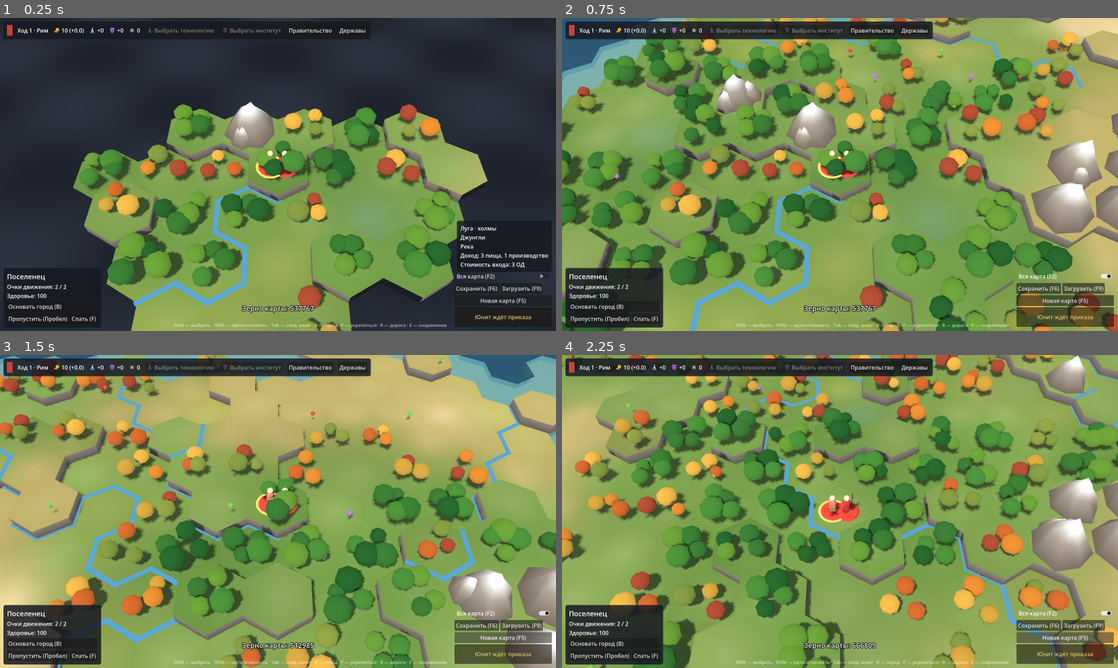
Above: before the commit, frames 1-4 (two rows, left to right).
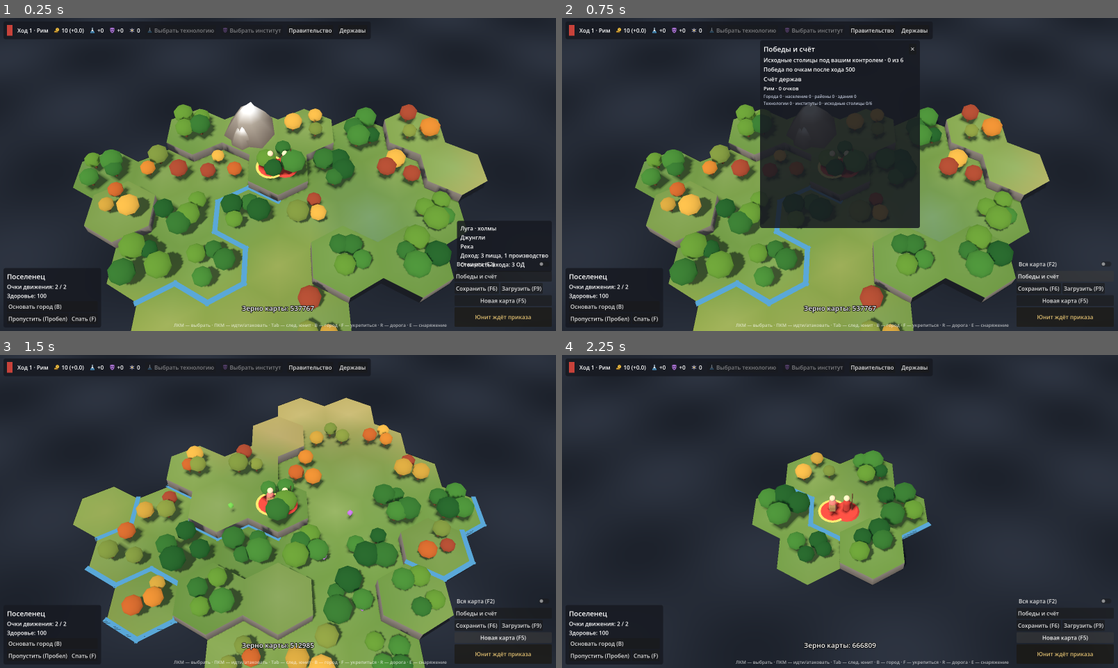
Above: after the commit, the same moments.

Repository: ChirkovOfficial/civ_game
Game: Godot game, scene res://view/main.tscn
Two runs of this game, one before a commit and one after it. Both use one fixed random seed, a clock stepped at 60 frames per second and the inputs below.
Inputs (mouse positions are in pixels of both pictures, inside the frame that each line leads up to):
- Up to frame 1 (0.25 s): no input
- Up to frame 2 (0.75 s): click (1062, 274) at 0.5 s, where only the run after the commit has a clickable "Победы и счёт"
- Up to frame 3 (1.5 s): click "Новая карта (F5)" at 1.25 s
- Up to frame 4 (2.25 s): click "Новая карта (F5)" at 2 s

The runs differ from the first frame. In frame 1, 0.1% of the frame differs, in the area x 82-98%, y 78-84%; in frame 2, 63%; in frame 3, 50%; in frame 4, 84%, in the area x 0-100%, y 0-100%.

Commit message:
Добавить военную победу, победу по очкам и итоги партии

Diff:
--- a/core/ai/ai_player.gd
+++ b/core/ai/ai_player.gd
@@ -10,10 +10,14 @@
 
 
 static func take_turn(game: Game, pid: int) -> void:
+	if not game.state.result.is_empty():
+		return
 	_supply_diplomacy(game, pid)
 	_choose_research(game, pid)
 	_choose_government(game, pid)
 	_tactical(game, pid)
+	if not game.state.result.is_empty():
+		return
 	for u in game.state.units_of(pid):
 		if game.state.unit(u.id) == null:
 			continue
--- a/core/game.gd
+++ b/core/game.gd
@@ -33,6 +33,8 @@
 		"seed": str(seed_value),
 		"num_civs": num_civs,
 	}
+	if settings.has("turn_limit"):
+		s.settings["turn_limit"] = maxi(1, int(settings["turn_limit"]))
 	var gen := MapGenerator.new(game_data, s.rng)
 	s.map = gen.generate(s.settings)
 	s.start_positions = gen.start_positions
@@ -99,6 +101,8 @@
 ## событие {"type": "error", "message": ...}, состояние не меняется.
 func apply_action(action: Dictionary) -> Array:
 	var events: Array = []
+	if not state.result.is_empty():
+		return [_error("Партия завершена")]
 	match action.get("type", ""):
 		"move_unit":
 			_act_move_unit(action, events)
@@ -304,6 +308,10 @@
 				_act_end_turn(events)
 		_:
 			events.append(_error("Неизвестное действие: %s" % action.get("type", "")))
+	for event in events:
+		if event["type"] in ["city_founded", "city_captured", "player_eliminated"]:
+			VictoryRules.check_capitals(self, events)
+			break
 	if not events.is_empty():
 		events_emitted.emit(events)
 	return events
@@ -562,10 +570,8 @@
 	events.append({"type": "turn_ended", "player": finished})
 	var next := _next_alive_player(finished)
 	if next <= finished:
-		_barbarian_phase(events)
-		DiplomacyRules.close_round(self, events)
-		state.turn += 1
-		events.append({"type": "new_round", "turn": state.turn})
+		if not _advance_round(events):
+			return
 	state.current_player = next
 	_begin_player_turn(next, events)
 	# ИИ ходит сразу; управление возвращается, когда очередь дойдёт до человека.
@@ -580,20 +586,32 @@
 			break
 		guard += 1
 		AIPlayer.take_turn(self, state.current_player)
+		if not state.result.is_empty():
+			return
 		var ai_id := state.current_player
 		events.append({"type": "turn_ended", "player": ai_id})
 		var n2 := _next_alive_player(ai_id)
 		if n2 <= ai_id:
-			_barbarian_phase(events)
-			DiplomacyRules.close_round(self, events)
-			state.turn += 1
-			events.append({"type": "new_round", "turn": state.turn})
+			if not _advance_round(events):
+				return
 			if not has_humans:
 				state.current_player = n2
 				_begin_player_turn(n2, events)
 				break
 		state.current_player = n2
 		_begin_player_turn(n2, events)
+
+
+func _advance_round(events: Array) -> bool:
+	_barbarian_phase(events)
+	VictoryRules.check_capitals(self, events)
+	VictoryRules.check_turn_limit(self, events)
+	if not state.result.is_empty():
+		return false
+	DiplomacyRules.close_round(self, events)
+	state.turn += 1
+	events.append({"type": "new_round", "turn": state.turn})
+	return true
 
 
 ## Ход варваров — после всех держав, раз в круг (ГДД 2).
--- a/core/rules/city_rules.gd
+++ b/core/rules/city_rules.gd
@@ -63,6 +63,8 @@
 	city.name = next_city_name(game, pid)
 	city.is_capital = s.cities_of(pid).is_empty()
 	if city.is_capital:
+		if not s.player(pid).is_barbarian and not s.original_capitals.has(str(pid)):
+			s.original_capitals[str(pid)] = city.id
 		for bid in game.data.building_ids:
 			if game.data.buildings[bid].get("capital_only", false):
 				city.buildings.append(bid)
--- a/core/rules/combat.gd
+++ b/core/rules/combat.gd
@@ -509,7 +509,7 @@
 			events.append({"type": "unit_killed", "unit": other.id, "owner": other.owner, "by": u.owner})
 			game.state.remove_unit(other.id)
 	if game.state.player(u.owner).is_barbarian:
-		if city.is_capital:
+		if city.is_capital or city.id in game.state.original_capitals.values():
 			city.hp = 1
 			return
 		_destroy_city(game, city, events)
--- /dev/null
+++ b/core/rules/victory_rules.gd
@@ -0,0 +1,93 @@
+class_name VictoryRules
+extends RefCounted
+## Победа за исходные столицы и по очкам (ГДД 18, 20).
+
+
+static func turn_limit(game: Game) -> int:
+	if game.state.settings.has("turn_limit"):
+		return int(game.state.settings["turn_limit"])
+	var rules: Dictionary = game.data.setup["victory"]
+	return maxi(1, roundi(float(rules["standard_turn_limit"]) * CityRules.speed_mult(game)))
+
+
+static func standings(game: Game) -> Array[Dictionary]:
+	var rows: Array[Dictionary] = []
+	var weights: Dictionary = game.data.setup["victory"]["score_weights"]
+	for p in game.state.players:
+		if p.is_barbarian:
+			continue
+		var cities := game.state.cities_of(p.id)
+		var counts := {"cities": cities.size(), "population": 0, "districts": 0, "buildings": 0,
+			"technologies": p.known_techs.size(), "civics": p.known_civics.size()}
+		for city in cities:
+			counts["population"] += city.population
+			counts["buildings"] += city.buildings.size()
+			for district in city.districts:
+				if district["complete"]:
+					counts["districts"] += 1
+		var score := 0
+		for key in counts:
+			score += int(counts[key]) * int(weights[key])
+		rows.append({"player": p.id, "alive": p.alive, "score": score, "counts": counts})
+	rows.sort_custom(func(a: Dictionary, b: Dictionary) -> bool:
+		if a["alive"] != b["alive"]:
+			return a["alive"]
+		if a["score"] != b["score"]:
+			return a["score"] > b["score"]
+		return a["player"] < b["player"])
+	return rows
+
+
+static func capital_progress(game: Game, pid: int) -> Vector2i:
+	var controlled := 0
+	var required := 0
+	for p in game.state.players:
+		if p.is_barbarian:
+			continue
+		var id := int(game.state.original_capitals.get(str(p.id), -1))
+		# Держава, выбывшая до основания первого города, не оставляет столицу.
+		if id < 0 and not p.alive:
+			continue
+		required += 1
+		var city := game.state.city(id)
+		if city != null and city.owner == pid:
+			controlled += 1
+	return Vector2i(controlled, required)
+
+
+static func check_capitals(game: Game, events: Array) -> void:
+	if not game.state.result.is_empty():
+		return
+	var majors := 0
+	for p in game.state.players:
+		if not p.is_barbarian:
+			majors += 1
+	if majors < 2:
+		return
+	for p in game.state.players:
+		if not p.alive or p.is_barbarian:
+			continue
+		var progress := capital_progress(game, p.id)
+		if progress.x > 0 and progress.x == progress.y:
+			_finish(game, "domination", [p.id], events)
+			return
+
+
+static func check_turn_limit(game: Game, events: Array) -> void:
+	if not game.state.result.is_empty() or game.state.turn < turn_limit(game):
+		return
+	var winners: Array[int] = []
+	var best := -1
+	for row in standings(game):
+		if not row["alive"] or int(row["score"]) < best:
+			break
+		best = int(row["score"])
+		winners.append(int(row["player"]))
+	_finish(game, "score", winners, events)
+
+
+static func _finish(game: Game, kind: String, winners: Array[int], events: Array) -> void:
+	game.state.result = {"kind": kind, "winners": winners, "turn": game.state.turn}
+	var event := game.state.result.duplicate(true)
+	event["type"] = "game_finished"
+	events.append(event)
--- a/core/state/game_state.gd
+++ b/core/state/game_state.gd
@@ -3,7 +3,11 @@
 ## Полное состояние партии (ГДД 25.2). Сериализуется целиком: сохранения,
 ## реплеи и тесты опираются на to_dict()/from_dict().
 
-const SAVE_VERSION := 2
+const SAVE_VERSION := 3
+
+## ID первой столицы каждой державы и зафиксированный итог партии.
+var original_capitals: Dictionary = {}
+var result: Dictionary = {}
 
 var turn: int = 1
 var current_player: int = 0
@@ -172,6 +176,8 @@
 		"cities": _sorted_city_ids().map(func(id): return cities[id].to_dict()),
 		"war_changed": war_changed.duplicate(),
 		"diplomacy": diplomacy.duplicate(true),
+		"original_capitals": original_capitals.duplicate(),
+		"result": result.duplicate(true),
 		"camps": _camps_list(),
 		"next_city_id": next_city_id,
 	}
@@ -197,6 +203,24 @@
 		var c := City.from_dict(cd)
 		s.cities[c.id] = c
 	s.next_city_id = int(d.get("next_city_id", 1))
+	if d.has("original_capitals"):
+		for key in d["original_capitals"]:
+			s.original_capitals[str(key)] = int(d["original_capitals"][key])
+	else:
+		# В старых сохранениях первая сохранившаяся постройка державы — ближайшее
+		# приближение исходной столицы, включая города под чужим контролем.
+		for id in s._sorted_city_ids():
+			var city: City = s.cities[id]
+			var key := str(city.original_owner)
+			if not s.original_capitals.has(key):
+				s.original_capitals[key] = city.id
+	s.result = d.get("result", {}).duplicate(true)
+	if not s.result.is_empty():
+		s.result["turn"] = int(s.result["turn"])
+		var winners: Array[int] = []
+		for id in s.result["winners"]:
+			winners.append(int(id))
+		s.result["winners"] = winners
 	for k in d.get("war_changed", {}):
 		s.war_changed[k] = int(d["war_changed"][k])
 	s.diplomacy = d.get("diplomacy", {}).duplicate(true)
--- a/data/game_setup.json
+++ b/data/game_setup.json
@@ -1,5 +1,9 @@
 {
   "_doc": "Параметры настройки партии (ГДД 1).",
+  "victory": {
+    "standard_turn_limit": 500,
+    "score_weights": {"cities": 5, "population": 1, "districts": 2, "buildings": 1, "technologies": 3, "civics": 3}
+  },
   "map_sizes": [
     {"id": "DUEL",     "name": "Дуэль",       "width": 44,  "height": 26, "civs": 2,  "city_states": 3},
     {"id": "TINY",     "name": "Крошечная",   "width": 60,  "height": 38, "civs": 4,  "city_states": 6},
--- /dev/null
+++ b/tests/test_victory.gd
@@ -0,0 +1,69 @@
+extends TestCase
+
+
+func _capture(g: Game, city: City) -> Array:
+	var unit := g.state.add_unit(0, "SWORDSMAN", g.state.map.grid.neighbor(city.tile, 3))
+	unit.moves_left = 2.0
+	city.hp = 1
+	g.state.set_war(0, city.owner, true)
+	return g.apply_action({"type": "attack", "unit": unit.id, "target": city.tile})
+
+
+func test_original_capitals_end_game_even_if_rival_has_new_capital() -> void:
+	var g := blank_game(30, 12, 3)
+	var grid := g.state.map.grid
+	CityRules.found_city(g, 0, grid.index_of(2, 5))
+	var rival := CityRules.found_city(g, 1, grid.index_of(8, 5))
+	var replacement := CityRules.found_city(g, 1, grid.index_of(14, 5))
+	var last := CityRules.found_city(g, 2, grid.index_of(22, 5))
+	_capture(g, rival)
+	check(replacement.is_capital)
+	check(g.state.result.is_empty())
+	check_eq(VictoryRules.capital_progress(g, 0), Vector2i(2, 3))
+	var old := g.state.to_dict()
+	old["version"] = 2
+	old.erase("original_capitals")
+	old.erase("result")
+	g = SaveLoad.from_dict(g.data, old)
+	check_eq(int(g.state.original_capitals["1"]), rival.id)
+	var events := _capture(g, g.state.city(last.id))
+	check_eq(events.filter(func(e): return e["type"] == "game_finished").size(), 1)
+	check_eq(g.state.result["kind"], "domination")
+	check_eq(g.state.result["winners"], [0])
+	check(g.state.player(1).alive)
+	var saved := g.state.to_json()
+	var restored := GameState.from_json(saved, g.data)
+	check_eq(restored.to_json(), saved)
+	check_eq(g.apply_action({"type": "end_turn", "force": true})[0]["type"], "error")
+	check_eq(g.state.to_json(), saved, "Итоговая карта остаётся неизменной")
+
+
+func test_score_is_decided_after_every_player_finishes_last_round() -> void:
+	var g := blank_game(20, 12, 3)
+	var grid := g.state.map.grid
+	CityRules.found_city(g, 0, grid.index_of(3, 5))
+	CityRules.found_city(g, 1, grid.index_of(10, 5))
+	g.state.player(1).is_ai = false
+	g.state.player(2).is_barbarian = true
+	g.state.player(2).known_techs["MINING"] = true
+	g.state.settings["turn_limit"] = 1
+	g.apply_action({"type": "end_turn", "force": true})
+	check(g.state.result.is_empty())
+	check_eq(g.state.current_player, 1)
+	g.state.player(1).known_techs["MINING"] = true
+	var events := g.apply_action({"type": "end_turn", "force": true})
+	check_eq(g.state.result["kind"], "score")
+	check_eq(g.state.result["winners"], [1])
+	check_eq(g.state.turn, 1)
+	check(not events.any(func(e): return e["type"] == "turn_started"))
+
+
+func test_score_tie_and_scaled_default_limit() -> void:
+	var g := blank_game()
+	g.state.settings["speed"] = "QUICK"
+	check_eq(VictoryRules.turn_limit(g), 335)
+	g.state.player(1).is_ai = false
+	g.state.current_player = 1
+	g.state.turn = 335
+	g.apply_action({"type": "end_turn", "force": true})
+	check_eq(g.state.result["winners"], [0, 1])
--- a/tools/autoplay.gd
+++ b/tools/autoplay.gd
@@ -1,6 +1,6 @@
 extends SceneTree
 ## Автоигра без интерфейса (ГДД 23.13) — статистика для баланса:
-##   godot --headless --path . -s tools/autoplay.gd -- [ходов=100] [размер=SMALL] [зерно=1]
+##   godot --headless --path . -s tools/autoplay.gd -- [ходов=100] [размер=SMALL] [зерно=1] [лимит партии]
 
 
 func _init() -> void:
@@ -8,15 +8,23 @@
 	var turns := int(args[0]) if args.size() > 0 else 100
 	var size := args[1] if args.size() > 1 else "SMALL"
 	var seed_value := int(args[2]) if args.size() > 2 else 1
-	var g := Game.new_game(GameData.get_default(), {
+	var settings := {
 		"map_size": size, "map_type": "CONTINENTS", "seed": seed_value, "humans": [],
-	})
+	}
+	if args.size() > 3:
+		settings["turn_limit"] = int(args[3])
+	var g := Game.new_game(GameData.get_default(), settings)
 	var t0 := Time.get_ticks_msec()
-	for t in turns:
+	var played := 0
+	for _t in turns:
 		AIPlayer.take_turn(g, g.state.current_player)
 		g.apply_action({"type": "end_turn", "force": true})
+		played += 1
+		if not g.state.result.is_empty():
+			print("Итог партии: ", g.state.result)
+			break
 	var dt := Time.get_ticks_msec() - t0
-	print("Ходов: %d, время: %d мс (%.1f мс/ход)" % [turns, dt, float(dt) / turns])
+	print("Ходов: %d, время: %d мс (%.1f мс/ход)" % [played, dt, float(dt) / maxi(1, played)])
 	for p in g.state.players:
 		if p.is_barbarian:
 			print("Варвары: лагерей %d, юнитов %d" % [g.state.camps.size(), g.state.units_of(p.id).size()])
--- /dev/null
+++ b/tools/smoke_victory.gd
@@ -0,0 +1,30 @@
+extends SceneTree
+## Проверка экрана итогов в главной сцене.
+
+
+func _initialize() -> void:
+	call_deferred("_run")
+
+
+func _run() -> void:
+	var main: Node = load("res://view/main.tscn").instantiate()
+	main.map_size = "DUEL"
+	main.fixed_seed = 17
+	root.add_child(main)
+	var game: Game = main.game
+	game.state.settings["turn_limit"] = 1
+	main.act({"type": "end_turn", "force": true})
+	var hud: Hud = main.hud
+	if game.state.result.get("kind") != "score" or not hud.is_modal_open() \
+			or hud.get("_research_kind") != "victory":
+		printerr("Экран итогов не открылся после завершения партии")
+		quit(1)
+		return
+	hud.close_research()
+	main._end_turn()
+	if not hud.is_modal_open() or game.state.turn != 1:
+		printerr("Итоги нельзя открыть повторно")
+		quit(1)
+		return
+	print("Экран итогов открылся автоматически и повторно")
+	quit()
--- a/view/hud.gd
+++ b/view/hud.gd
@@ -115,6 +115,7 @@
 	_reveal_button.text = "Вся карта (F2)"
 	_reveal_button.toggled.connect(func(on): reveal_toggled.emit(on))
 	br.add_child(_reveal_button)
+	_button(br, "Победы и счёт", open_victory)
 	var file_row := HBoxContainer.new()
 	br.add_child(file_row)
 	var save_b := Button.new()
@@ -311,6 +312,9 @@
 
 func refresh_research() -> void:
 	if not _research_panel.visible:
+		return
+	if _research_kind == "victory":
+		open_victory()
 		return
 	if _research_kind == "diplomacy":
 		open_diplomacy()
@@ -668,6 +672,58 @@
 	close_research()
 
 
+func open_victory() -> void:
+	_research_kind = "victory"
+	_research_panel.visible = true
+	_clear(_research_box)
+	var result := game.state.result
+	var head := HBoxContainer.new()
+	_research_box.add_child(head)
+	var title := _label(head, "Итоги партии" if not result.is_empty() else "Победы и счёт", 20)
+	title.size_flags_horizontal = Control.SIZE_EXPAND_FILL
+	_button(head, "✕", close_research)
+	var pid := game.state.current_player
+	if not result.is_empty():
+		var winners: Array = result["winners"]
+		var names: PackedStringArray = []
+		for id in winners:
+			names.append(game.state.player(int(id)).name)
+		var human_won := false
+		var has_human := false
+		for player in game.state.players:
+			if not player.is_ai and not player.is_barbarian:
+				has_human = true
+				human_won = human_won or winners.has(player.id)
+		var outcome := "Совместная победа" if winners.size() > 1 else "Победа"
+		if winners.is_empty():
+			outcome = "Без победителя"
+		elif has_human and not human_won:
+			outcome = "Поражение"
+		_label(_research_box, outcome, 22)
+		if not names.is_empty():
+			_label(_research_box, "Победители · " + ", ".join(names), 16, Color.WHITE, true)
+		var reason := "Контроль исходных столиц" if result["kind"] == "domination" else "Итоговый счёт"
+		_label(_research_box, "%s · ход %d" % [reason, int(result["turn"])])
+	else:
+		var own := VictoryRules.capital_progress(game, pid)
+		_label(_research_box, "Исходные столицы под вашим контролем · %d из %d" % [own.x, own.y])
+		_label(_research_box, "Победа по очкам после хода %d" % VictoryRules.turn_limit(game))
+	_label(_research_box, "Счёт держав", 17)
+	for row in VictoryRules.standings(game):
+		var player := game.state.player(int(row["player"]))
+		if result.is_empty() and player.id != pid and not game.state.player(pid).met.has(player.id):
+			continue
+		var status := " · выбыла" if not player.alive else ""
+		_label(_research_box, "%s · %d очков%s" % [player.name, row["score"], status], 15)
+		var c: Dictionary = row["counts"]
+		var capitals := VictoryRules.capital_progress(game, player.id)
+		_label(_research_box, "Города %d · население %d · районы %d · здания %d\nТехнологии %d · институты %d · исходные столицы %d/%d" % [
+			c["cities"], c["population"], c["districts"], c["buildings"], c["technologies"],
+			c["civics"], capitals.x, capitals.y], 12, Color(0.75, 0.78, 0.85), true)
+	if not result.is_empty():
+		_button(_research_box, "Осмотреть карту", close_research)
+
+
 # --- Юнит -------------------------------------------------------------------------------------
 
 func show_unit(u: Unit) -> void:
--- a/view/main.gd
+++ b/view/main.gd
@@ -24,6 +24,7 @@
 var _hover_path_target := -2
 ## Какие части геометрии карты пересобрать при следующем обновлении.
 var _geometry_dirty := {}
+var _result_presented := false
 
 ## Событие -> части геометрии, которые оно меняет.
 const GEOMETRY_EVENTS := {
@@ -122,6 +123,7 @@
 ## Подключает партию к отображению (новую или загруженную).
 func _attach_game(g: Game) -> void:
 	game = g
+	_result_presented = false
 	game.events_emitted.connect(_on_events)
 	hud.game = game
 	map_view.build(game)
@@ -183,6 +185,12 @@
 		hud.refresh_city()
 		if placing_district == "":
 			overlay.show_city(game, selected_city, camera_rig.position.x)
+	if not game.state.result.is_empty():
+		hud.set_end_turn_text("Итоги партии (Enter)", false)
+		if not _result_presented:
+			hud.open_victory()
+			_result_presented = true
+		return
 	var blocking := EmpireRules.blocking_decisions(game, viewer.id)
 	if blocking.is_empty():
 		hud.set_end_turn_text("Конец хода (Enter)", false)
@@ -425,6 +433,9 @@
 
 ## Конец хода; если остались обязательные решения — показать первое из них.
 func _end_turn() -> void:
+	if not game.state.result.is_empty():
+		hud.open_victory()
+		return
 	var blocking := EmpireRules.blocking_decisions(game, game.state.current_player)
 	if not blocking.is_empty():
 		var b: Dictionary = blocking[0]
@@ -448,6 +459,8 @@
 	game.apply_action({"type": "end_turn"})
 	_select(null)
 	_after_action()
+	if not game.state.result.is_empty():
+		return
 	_select_next_unit()
 	hud.show_message("Ход %d" % game.state.turn, 1.5)
 
Not shown, added: core/rules/victory_rules.gd.uid
Not shown, added: tests/test_victory.gd.uid
Not shown, changed: docs/STATUS.md
